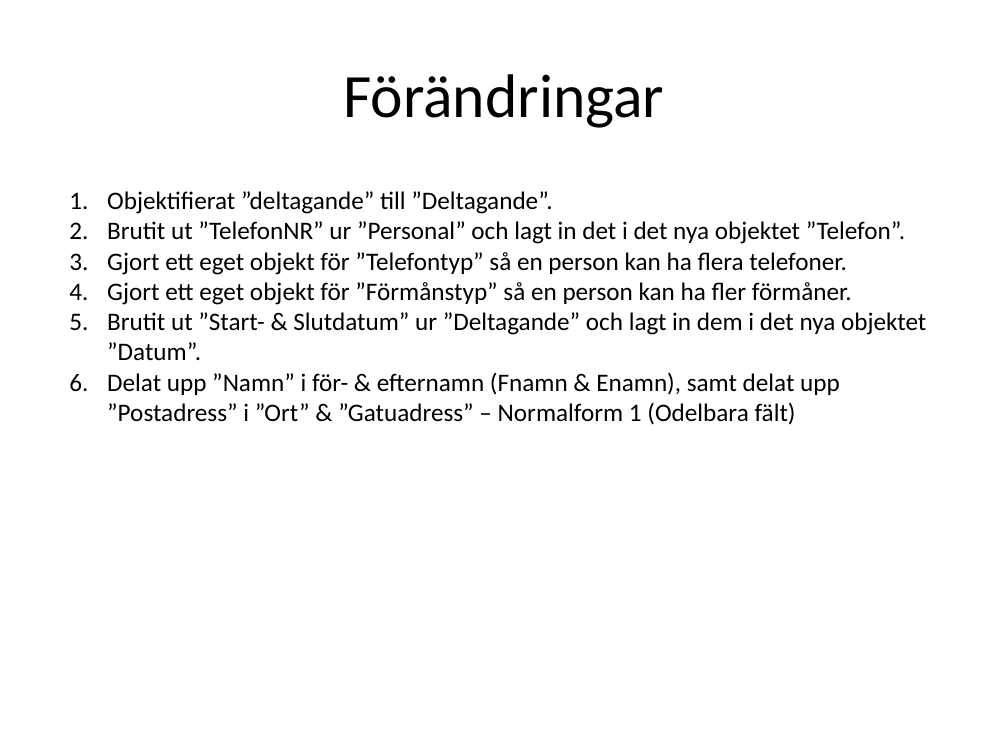
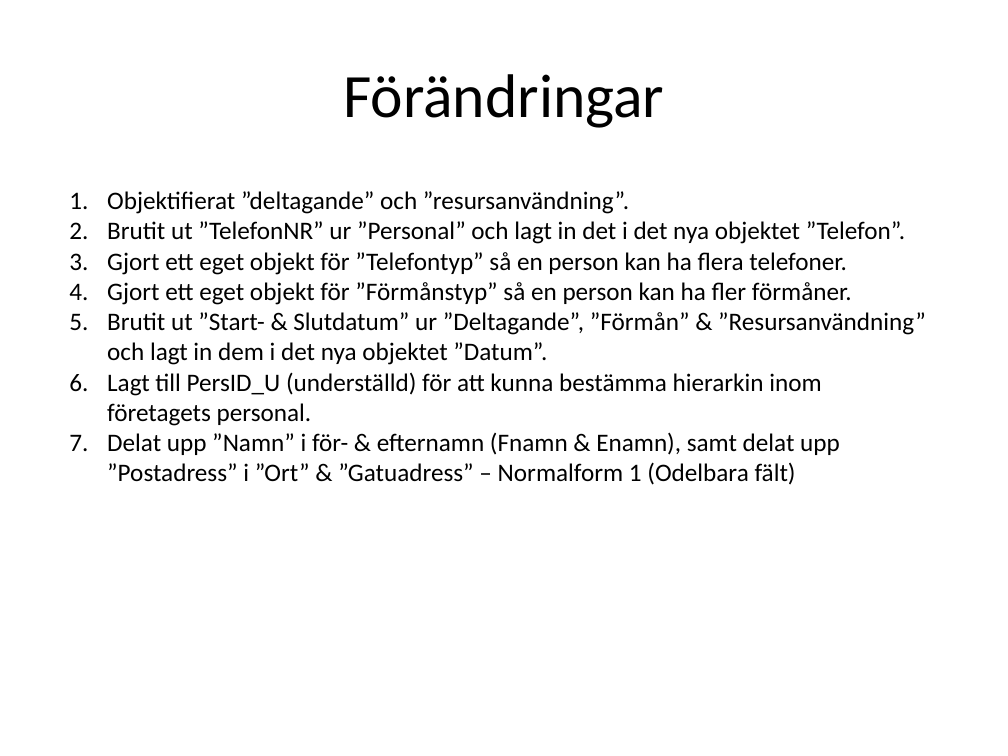
Before and after one commit to ed222an/Databasteknik, a slide deck: slide 7 of Labb 2/Laboration2.pptx. Drawn at 1008x756 pixels with LibreOffice and Linux fonts; fonts in the diff are those of the drawing. Boxes give left, top, right and bottom in pixels: in the first picture for what was removed or moved away, otherwise in the second. Text is boxed around its words. In the diff, an @@ line names an element or a change of style, - is before the commit and + after.

```diff
--- a/Labb 2/Laboration2.pptx
+++ b/Labb 2/Laboration2.pptx
@@ text at (107,191,629,214): text changed @@
-1. Objektifierat ”deltagande” till ”Deltagande”.
+1. Objektifierat ”deltagande” och ”resursanvändning”.
@@ text at (107,312,926,426): text changed @@
-5. Brutit ut ”Start- & Slutdatum” ur ”Deltagande” och lagt in dem i det nya objektet ”Datum”.
+5. Brutit ut ”Start- & Slutdatum” ur ”Deltagande”, ”Förmån” & ”Resursanvändning” och lagt in dem i det nya objektet ”Datum”.
+6. Lagt till PersID_U (underställd) för att kunna bestämma hierarkin inom företagets personal.
```
Also in this commit, not shown: 4 other slides changed.
